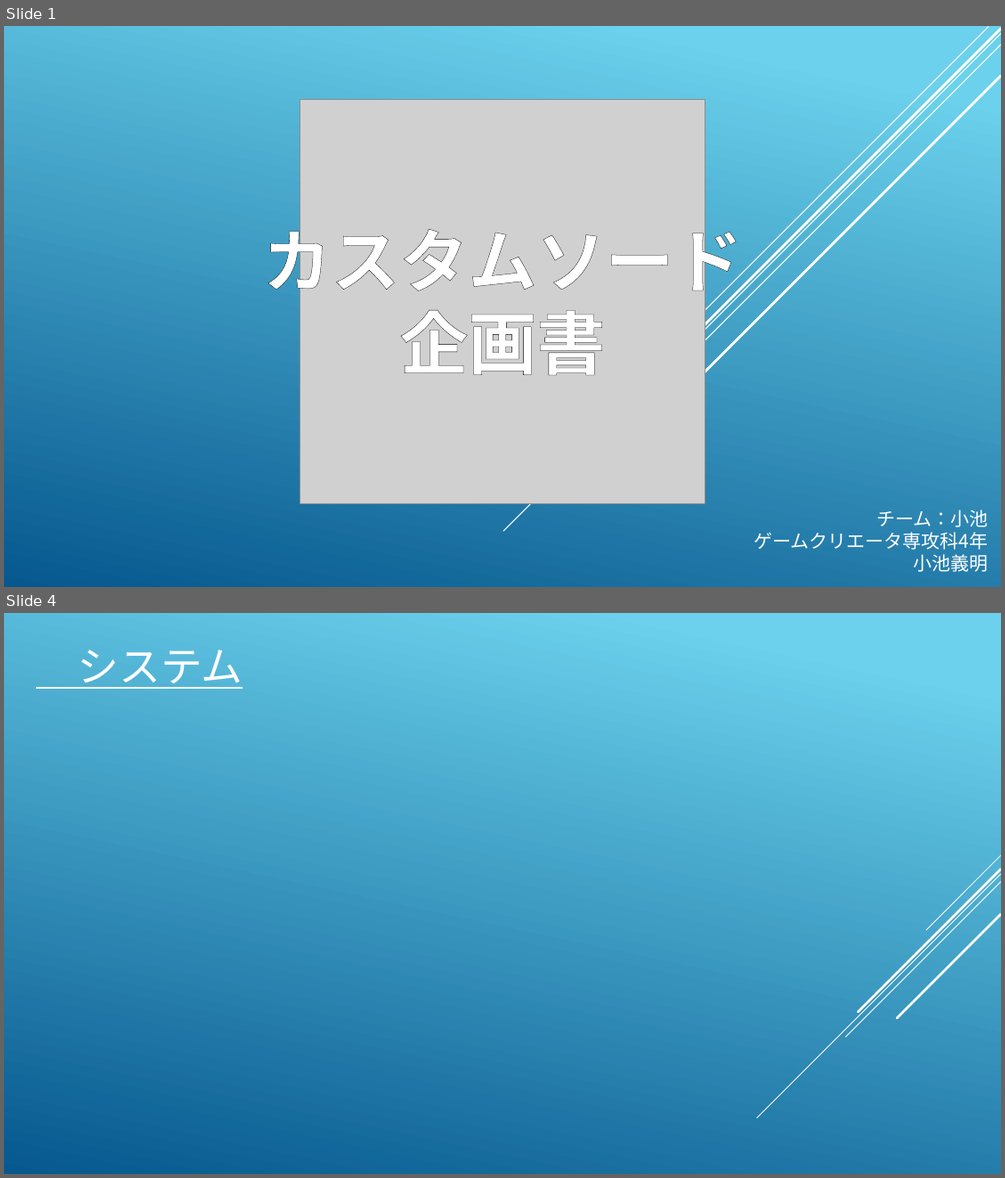
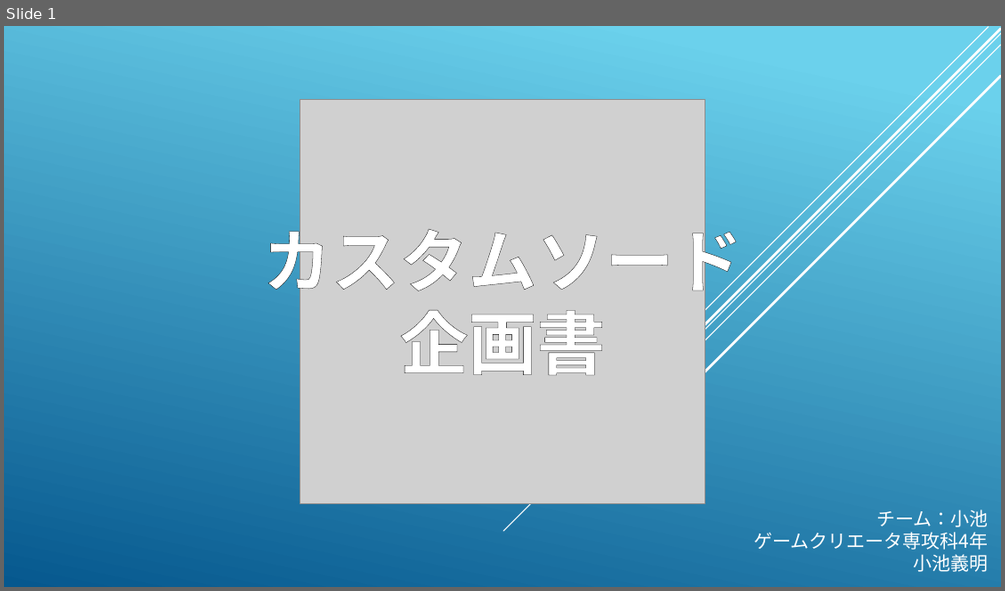
Before and after one commit to koike0723/Aso2020Winter, a slide deck: 企画書.pptx. Shown one above the other, each under a label of ours: slides 1 and 4 before the commit, slide 1 after it; the slides between them are not shown. The pictures are 1005x1178 and 1005x591 pixels, drawn with LibreOffice and Linux fonts; fonts in the diff are those of the drawing; grey boxes stand for pictures. Boxes give left, top, right and bottom in pixels: in the first picture for what was removed or moved away, otherwise in the second. Text is boxed around its words. In the diff, an @@ line names an element or a change of style, - is before the commit and + after.

```diff
--- a/企画書.pptx
+++ b/企画書.pptx
@@ slide 4 removed at <box>4,613,1001,1174</box>, background gradient #6ED2EB to #06588E @@
@@ text removed at <box>78,649,243,689</box> @@
-システム
@@ group removed at <box>757,855,1001,1118</box>: 5 lines @@
```
Also in this commit, not shown: 2 slides changed, 17 slides added.
